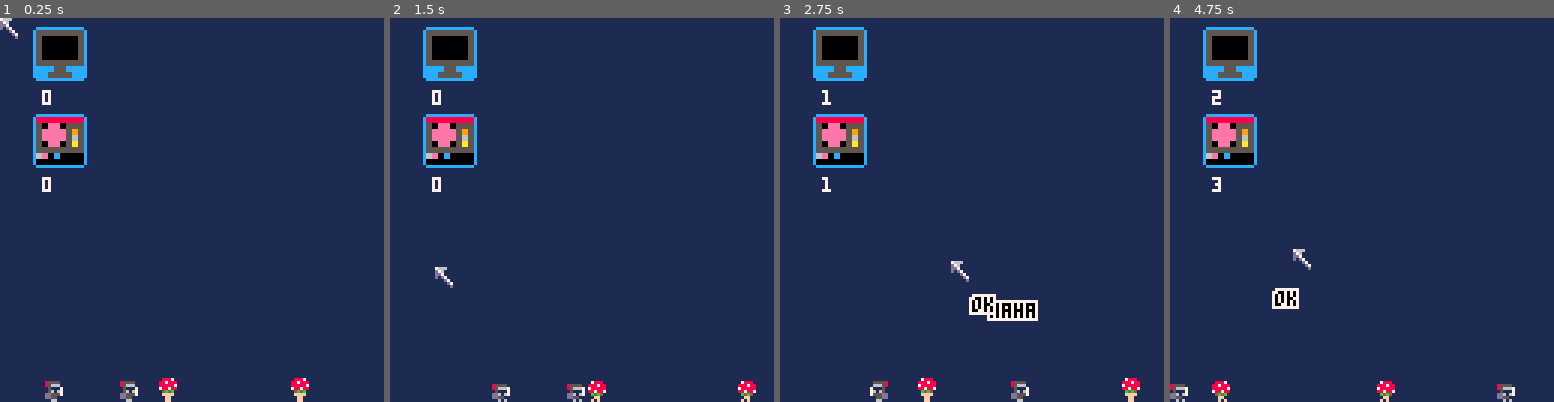
Above: before the commit, frames 1-4 (left to right).
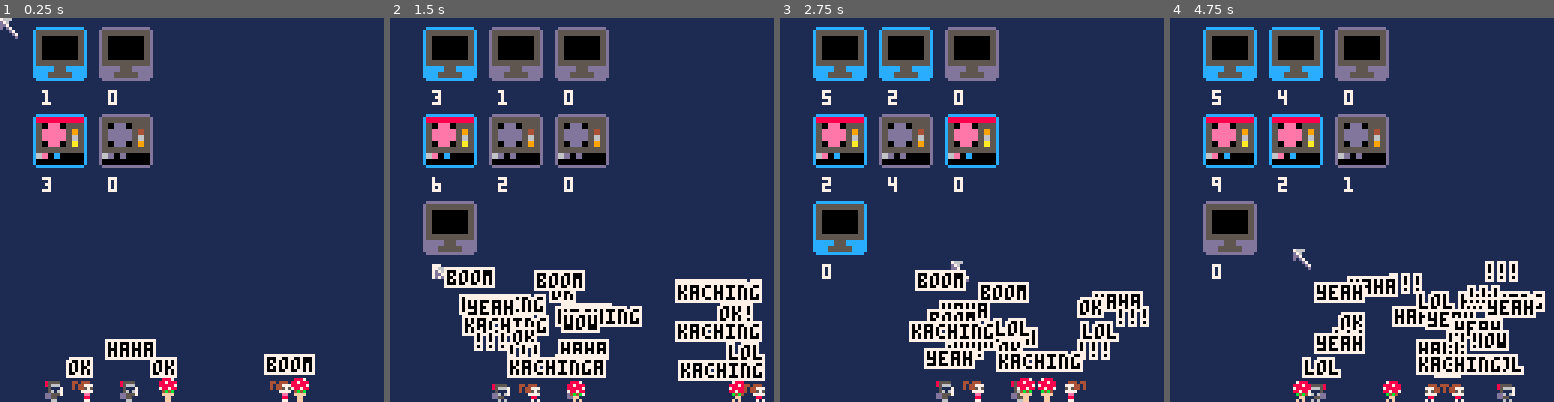
Above: after the commit, the same moments.

Repository: wesen/carts
Game: PICO-8 cartridge games/gamedevgame/gamedevgame.p8
The game is run twice, just before and just after one commit, with the same random seed, the same clock (stepped at 60 frames per second) and the same inputs.
Inputs (mouse positions are in pixels of both pictures, inside the frame that each line leads up to):
- Up to frame 1 (0.25 s): no input
- Up to frame 2 (1.5 s): click (670, 121) at 0.67 s; click (436, 267) at 1.22 s
- Up to frame 3 (2.75 s): click (887, 114) at 1.77 s; click (952, 259) at 2.32 s
- Up to frame 4 (4.75 s): click (1404, 106) at 2.87 s; click (1465, 256) at 3.42 s; click (1231, 102) at 3.97 s; click (1292, 248) at 4.52 s

The runs differ from the first frame. In frame 1, 6.7% of the frame differs, in the area x 10-83%, y 2-100%; in frame 2, 24%, in the area x 8-98%, y 2-100%; in frame 3, 21%; in frame 4, 21%.

Commit message:
Add game designer worker and little bugfixes

Diff:
--- a/games/gamedevgame/gamedevgame.lua
+++ b/games/gamedevgame/gamedevgame.lua
@@ -1,5 +1,5 @@
 glb_debug=true
-glb_timescale=1
+glb_timescale=10
 
 --#include oo
 --#include helpers
--- a/games/gamedevgame/gamedevgame.p8
+++ b/games/gamedevgame/gamedevgame.p8
@@ -2,7 +2,7 @@
 version 16
 __lua__
 glb_debug=true
-glb_timescale=1
+glb_timescale=10
 
 function class (init)
   local c = {}
@@ -891,7 +891,7 @@
 res_tilemap=resource_cls.init("tilemap",
  "tilemaps",
  0,2,
- {sprite=8},
+ {sprite=4},
  2,
  -- spr
  16,
@@ -1009,13 +1008,13 @@
  cls_worker.on_tick(self)
  local auto_resources={res_build,res_csharp_file,res_func}
  for _,v in pairs(auto_resources) do
-  if v:are_dependencies_fulfilled() then
+  if v:are_dependencies_fulfilled() and maybe(0.5) then
    v:produce()
    self.duration=v.duration
    return
   end
  end
- res_loc.count+=1
+ res_loc:produce()
 end
 
 cls_gfx_artist=subclass(cls_worker,function(self,duration)
@@ -1025,15 +1024,33 @@
 
 function cls_gfx_artist:on_tick()
  cls_worker.on_tick(self)
- local auto_resources={res_sprite,res_animation}
+ local auto_resources={res_sprite,res_animation,res_tilemap}
  for _,v in pairs(auto_resources) do
-  if v:are_dependencies_fulfilled() then
+  if v:are_dependencies_fulfilled() and maybe(0.5) then
    v:produce()
    self.duration=v.duration
    return
   end
  end
- res_pixel.count+=1
+ res_pixel:produce()
+end
+
+cls_game_designer=subclass(cls_worker,function(self,duration)
+ cls_worker._ctr(self,duration)
+ self.spr=96
+end)
+
+function cls_game_designer:on_tick()
+ cls_worker.on_tick(self)
+ local auto_resources={res_prop,res_character,res_level}
+ for _,v in pairs(auto_resources) do
+  if v:are_dependencies_fulfilled() and maybe(0.5) then
+   v:produce()
+   self.duration=v.duration
+   return
+  end
+ end
+ res_pixel:produce()
 end
 
 
@@ -1045,6 +1062,8 @@
   cls_coder.init(3)
   local gfx_artist=cls_gfx_artist.init(2)
   gfx_artist=cls_gfx_artist.init(3)
+  local game_designer=cls_game_designer.init(2)
+  game_designer=cls_game_designer.init(2)
  end
 end
 
--- a/games/gamedevgame/main.lua
+++ b/games/gamedevgame/main.lua
@@ -6,6 +6,8 @@
   cls_coder.init(3)
   local gfx_artist=cls_gfx_artist.init(2)
   gfx_artist=cls_gfx_artist.init(3)
+  local game_designer=cls_game_designer.init(2)
+  game_designer=cls_game_designer.init(2)
  end
 end
 
--- a/games/gamedevgame/resources.lua
+++ b/games/gamedevgame/resources.lua
@@ -104,7 +104,7 @@
 res_tilemap=resource_cls.init("tilemap",
  "tilemaps",
  0,2,
- {sprite=8},
+ {sprite=4},
  2,
  -- spr
  16,
@@ -113,7 +113,6 @@
 )
 
 ---
-
 
 res_level=resource_cls.init("level",
  "levels",
--- a/games/gamedevgame/worker.lua
+++ b/games/gamedevgame/worker.lua
@@ -42,13 +42,13 @@
  cls_worker.on_tick(self)
  local auto_resources={res_build,res_csharp_file,res_func}
  for _,v in pairs(auto_resources) do
-  if v:are_dependencies_fulfilled() then
+  if v:are_dependencies_fulfilled() and maybe(0.5) then
    v:produce()
    self.duration=v.duration
    return
   end
  end
- res_loc.count+=1
+ res_loc:produce()
 end
 
 cls_gfx_artist=subclass(cls_worker,function(self,duration)
@@ -58,13 +58,31 @@
 
 function cls_gfx_artist:on_tick()
  cls_worker.on_tick(self)
- local auto_resources={res_sprite,res_animation}
+ local auto_resources={res_sprite,res_animation,res_tilemap}
  for _,v in pairs(auto_resources) do
-  if v:are_dependencies_fulfilled() then
+  if v:are_dependencies_fulfilled() and maybe(0.5) then
    v:produce()
    self.duration=v.duration
    return
   end
  end
- res_pixel.count+=1
+ res_pixel:produce()
 end
+
+cls_game_designer=subclass(cls_worker,function(self,duration)
+ cls_worker._ctr(self,duration)
+ self.spr=96
+end)
+
+function cls_game_designer:on_tick()
+ cls_worker.on_tick(self)
+ local auto_resources={res_prop,res_character,res_level}
+ for _,v in pairs(auto_resources) do
+  if v:are_dependencies_fulfilled() and maybe(0.5) then
+   v:produce()
+   self.duration=v.duration
+   return
+  end
+ end
+ res_pixel:produce()
+end
